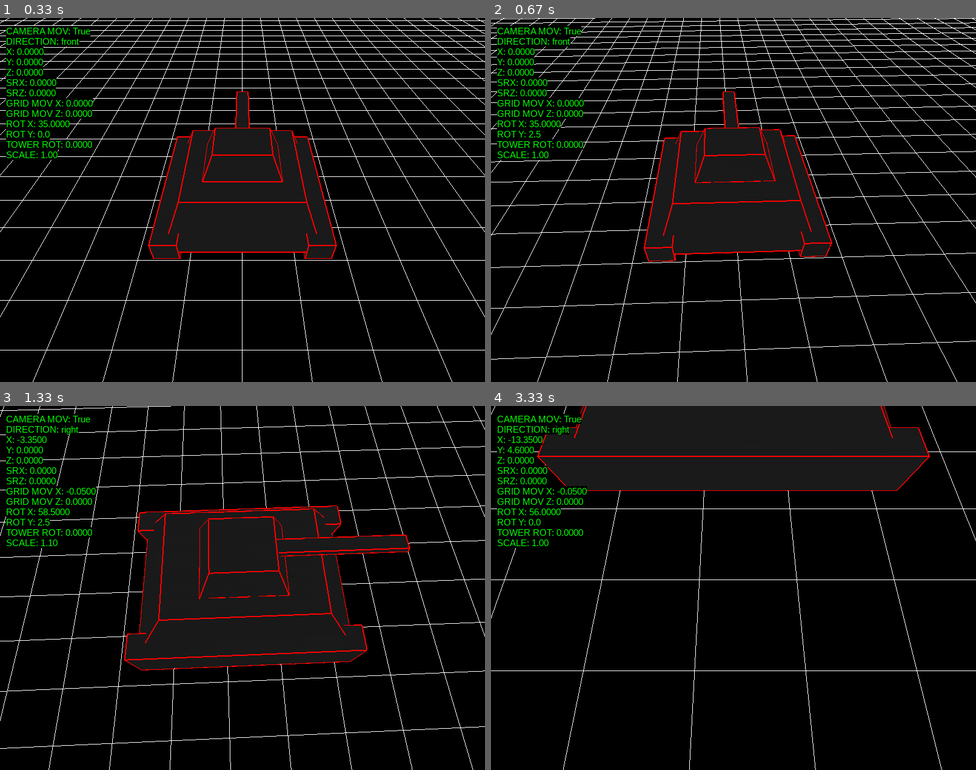
Above: before the commit, frames 1-4 (two rows, left to right).
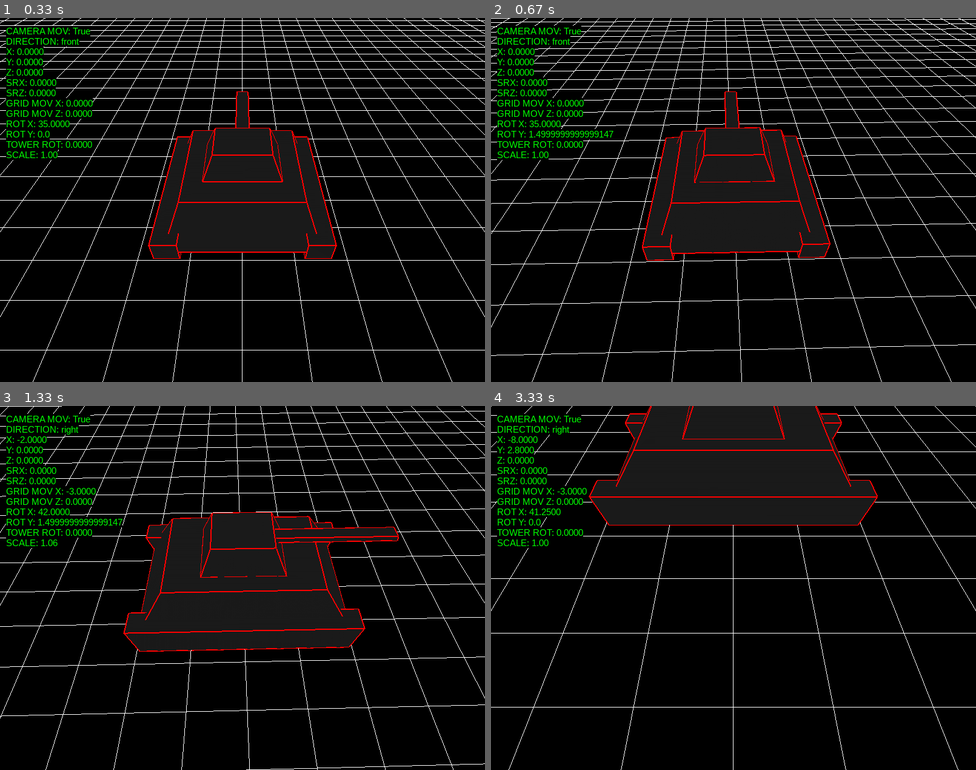
Above: after the commit, the same moments.

Repository: antonioam82/tank_controller
Game: pygame game, started from tank_demo_v.py
The game is run twice, just before and just after one commit, with the same random seed, the same clock (stepped at 60 frames per second) and the same inputs.
Inputs:
- Up to frame 1 (0.33 s): no input
- Up to frame 2 (0.67 s): tap T at 0.33 s
- Up to frame 3 (1.33 s): hold F 0.67-1.13 s; hold Right 0.67-1.13 s; tap Z at 1.17 s
- Up to frame 4 (3.33 s): tap one key every 0.33 s from 1.5 s: G Y R X; hold P 2.83-3.3 s; hold Right 2.83-3.3 s

Frame 1 is identical in both runs. In frame 2, 8.5% of the frame differs, in the area x 0-100%, y 0-100%; in frame 3, 12%; in frame 4, 15%.

Commit message:
Usada variable 'dt' para mejorar fluidez de movimiento. Se incluye la vista con tecka ALT+6

Diff:
--- a/tank_demo_v.py
+++ b/tank_demo_v.py
@@ -5,7 +5,7 @@
 from OpenGL.GLU import *
 import math
 import os
-
+import time
 
 # ================= GRID =================
 grid_size = 110
@@ -224,18 +224,26 @@
     y_tower = 0.0
     rot_x = 35.0 #0.0
     dest_rot_x = 0.50 #>>>>>>>>>>>>>>>>>>>>>>>>>>>>>>>>>
-    ROT_X_SPEED = 0.5 #<<<<<<<<<<<<<<<<<<<<<<<<<<<<<<<<<
+    ROT_X_SPEED = 15.0 #<<<<<<<<<<<<<<<<<<<<<<<<<<<<<<<<<
     rot_y = 0.0
     stop_camera = False
     scale = 1.00
     direction = 'front'
 
     bullets = []
-    bullet_speed = 0.5 #0.2
+    bullet_speed = 30.0 #0.2
     stop_init = False
+    tank_speed = 3.0
+
+    clock = pygame.time.Clock()
+    last_time = time.perf_counter()
 
     running = True
     while running:
+        now = time.perf_counter()
+        dt = min(now - last_time, 0.05)
+        last_time = now
+
         for e in pygame.event.get():
             if e.type == QUIT:
                 running = False
@@ -286,6 +294,10 @@
                     scale = 2.92
                     #stop_rate_x = stop_rate_z = 0.0000
 
+                elif e.key == K_6 and (e.mod & KMOD_ALT):
+                    stop_camera = True
+                    glRotatef(-34.6731, 1.0, 0.0, 0.0)
+
                 #elif  e.key == K_p and (e.mod & KMOD_ALT):
                     #ortographic = not ortographic
                     #if ortographic:
@@ -294,28 +306,28 @@
                         #setup_view_perspective(display)'''
 
                 elif e.key == K_UP:
-                    grid_mov_z = 0.0500
+                    grid_mov_z = tank_speed #0.0500 * dt
                     grid_mov_x = 0.0000
                     model_angle = 180
                     direction = 'front'
                     stop_rate_x = stop_rate_z = 0.0000
 
                 elif e.key == K_DOWN:
-                    grid_mov_z = -0.0500 #-0.10000
+                    grid_mov_z = -tank_speed #-0.0500 #-0.10000
                     grid_mov_x = 0.0000
                     model_angle = 0
                     direction = 'back'
                     stop_rate_x = stop_rate_z = 0.0000
 
                 elif e.key == K_LEFT:
-                    grid_mov_x = 0.0500
+                    grid_mov_x = tank_speed #0.0500
                     grid_mov_z = 0.0000
                     model_angle = -90
                     direction = 'left'
                     stop_rate_x = stop_rate_z = 0.0000
 
                 elif e.key == K_RIGHT:
-                    grid_mov_x = -0.05000
+                    grid_mov_x = -tank_speed #-0.05000
                     grid_mov_z = 0.0000
                     model_angle = 90
                     direction = 'right'
@@ -370,58 +382,58 @@
         keys = pygame.key.get_pressed()
 
         if keys[K_t]:
-            rot_y += 0.5
+            rot_y += 30.0 * dt
         elif keys[K_r]:
-            rot_y -= 0.5
+            rot_y -= 30.0 * dt
 
         if keys[K_f]:
             #rot_x = 0.5
             #glRotatef(rot_x, 1.0, 0.0, 0.0)
-            rot_x += ROT_X_SPEED
+            rot_x += ROT_X_SPEED * dt
         elif keys[K_g]:
             #rot_x = -0.5
             #glRotatef(rot_x, 1.0, 0.0, 0.0)
-            rot_x -= ROT_X_SPEED
+            rot_x -= ROT_X_SPEED * dt
 
         if keys[K_p]:
-            y += 0.1
+            y += 6.0 * dt
         elif keys[K_o]:
-            y -= 0.1
+            y -= 6.0 * dt
 
 
         if direction == 'front' or direction == 'right':
             if keys[pygame.K_n]:
-                y_tower += 1.0#1.1
+                y_tower += 60.0 * dt
             elif keys[pygame.K_m]:
-                y_tower -= 1.0#1.1
+                y_tower -= 60.0 * dt
         elif direction == 'back' or direction == 'left':
             if keys[pygame.K_n]:
-                y_tower -= 1.0#1.1
+                y_tower -= 60.0 * dt
             elif keys[pygame.K_m]:
-                y_tower += 1.0#1.1
+                y_tower += 60.0 * dt
 
         if keys[K_z]:
-            scale += 0.02
+            scale += 1.2 * dt
         elif keys[K_x]:
-            scale -= 0.02
+            scale -= 1.2 * dt
 
         # ===== ACTUALIZACIÓN =====
 
         #--------------animaciones--------------#
         if act_anim:
             if scale < dest_scale:
-                scale += 0.01
+                scale += 0.6 * dt
             elif rot_x > dest_rot_x:
-                rot_x -= 1.0
+                rot_x -= 0.6 * dt
             else:
                 act_anim = False
 
         if act_anim2:
 
             if rot_y > dest_rot_y:
-                rot_y -= 0.5
+                rot_y -= 30.0 * dt
             #elif rot_x < dest_rot_x:
-                #rot_x += 0.1
+                #rot_x += 30.0 * dt
             else:
                 act_anim2 = False
 
@@ -431,18 +443,18 @@
                 stop_init = False
 
             if rot_x < dest_rot_x:
-                rot_x += 0.1
+                rot_x += 6.0 * dt
             else:
                 act_anim3 = False
 
         if act_anim4:
             if y_tower < dest_y_tower:
-                y_tower += 1.0
+                y_tower += 60.0 * dt
             else:
                 act_anim4 = False
 
         if act_anim5:
-            if scale > 1.0:
+            if scale > 0.6 * dt:
                 scale -= 0.01
             else:
                 act_anim5 = False
@@ -467,8 +479,8 @@
 
         #######################################################
 
-        x += grid_mov_x
-        z += grid_mov_z
+        x += grid_mov_x * dt
+        z += grid_mov_z * dt
 
         if not stop_camera:
             last_cam_pos_x = x
@@ -489,8 +501,8 @@
                 z += 0.1
 
         for b in bullets:
-            b["pos"][0] += b["dir"][0] * bullet_speed
-            b["pos"][2] += b["dir"][2] * bullet_speed
+            b["pos"][0] += b["dir"][0] * bullet_speed * dt
+            b["pos"][2] += b["dir"][2] * bullet_speed * dt
 
         # ===== RENDER =====
         glClear(GL_COLOR_BUFFER_BIT | GL_DEPTH_BUFFER_BIT)
@@ -551,7 +563,8 @@
             draw_text(font, 10, 366, f'SCALE: {scale:.2f}')
 
         pygame.display.flip()
-        pygame.time.wait(10)
+        clock.tick(0)
+        #pygame.time.wait(10)
 
     glDeleteLists(grid, 1)
     glDeleteLists(model_base, 1)
